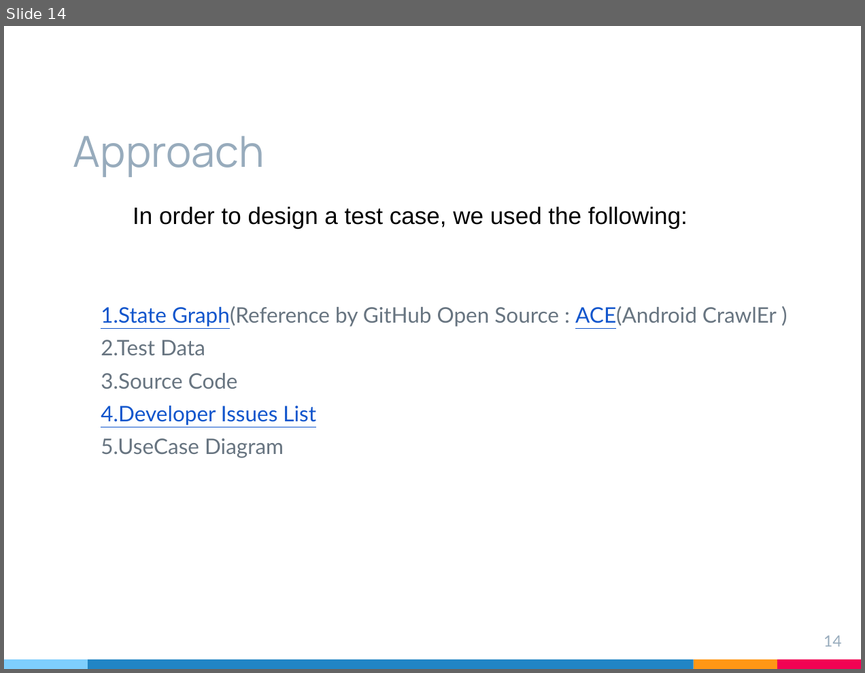
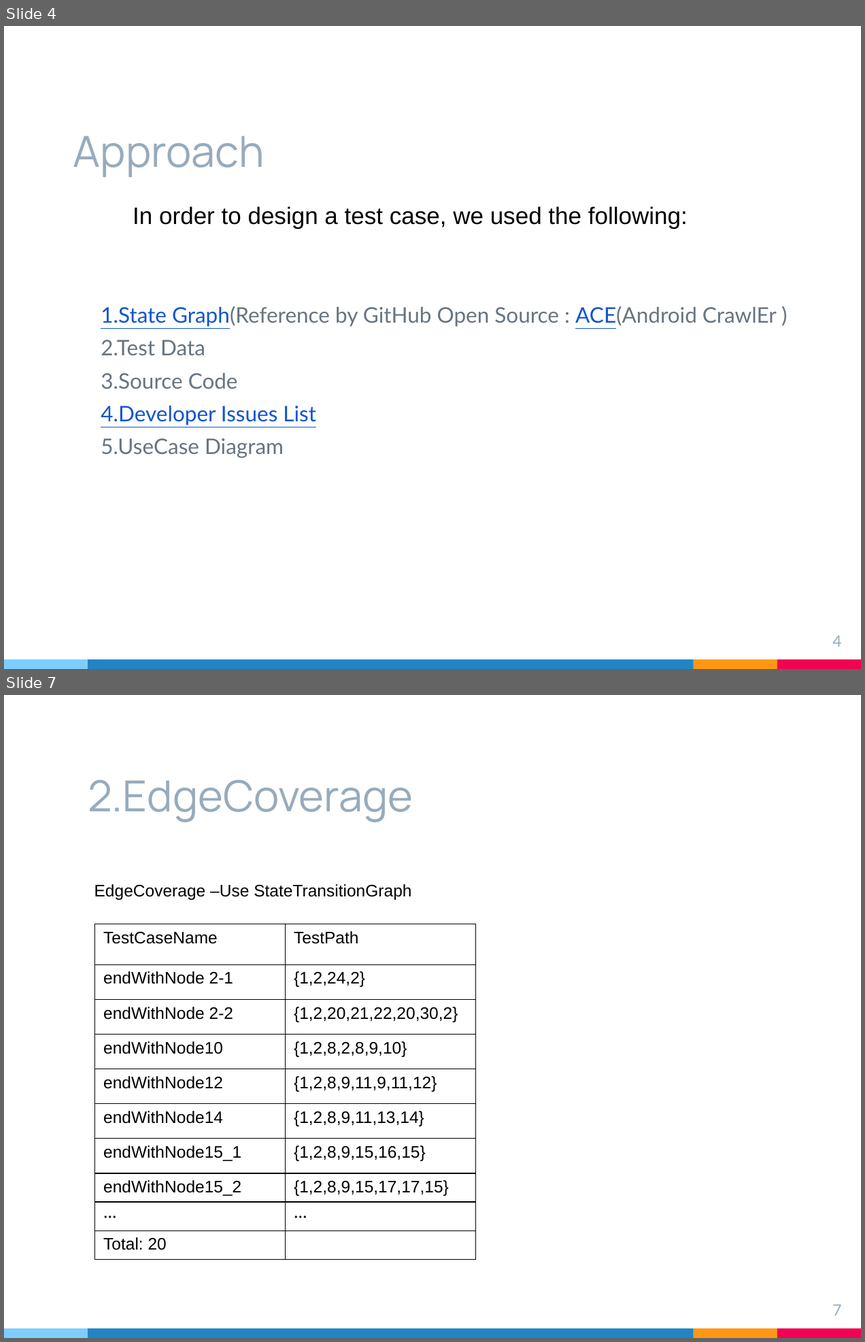
Before and after one commit to likesm0887/STV-Project, a slide deck: Document/軟體測試期末簡報.pptx. Shown one above the other, each under a label of ours: slide 14 before the commit, slides 4 and 7 after it; the slides between them are not shown. The pictures are 865x673 and 865x1342 pixels, drawn with LibreOffice and Linux fonts; fonts in the diff are those of the drawing. Boxes give left, top, right and bottom in pixels: in the first picture for what was removed or moved away, otherwise in the second. Text is boxed around its words. In the diff, an @@ line names an element or a change of style, - is before the commit and + after.

```diff
--- a/Document/軟體測試期末簡報.pptx
+++ b/Document/軟體測試期末簡報.pptx
@@ slide 7 added at (x1=4, y1=695, x2=861, y2=1338), background #FFFFFF; not listed: 4 template elements that a slide beside it also shows @@
@@ title added at (x1=88, y1=780, x2=413, y2=822), 36 pt, text #97ABBC @@
+2.EdgeCoverage
@@ text added at (x1=94, y1=884, x2=411, y2=900), 14 pt, text #000000 @@
+EdgeCoverage –Use StateTransitionGraph
@@ table added at (x1=95, y1=923, x2=475, y2=1259), 10 rows, 2 columns @@
+TestCaseName | TestPath
+endWithNode 2-1 | {1,2,24,2}
+endWithNode 2-2 | {1,2,20,21,22,20,30,2}
+endWithNode10 | {1,2,8,2,8,9,10}
+endWithNode12 | {1,2,8,9,11,9,11,12}
+endWithNode14 | {1,2,8,9,11,13,14}
+endWithNode15_1 | {1,2,8,9,15,16,15}
+endWithNode15_2 | {1,2,8,9,15,17,17,15}
+‧‧‧ | ‧‧‧
+Total: 20 | 
@@ page number added at (x1=832, y1=1304, x2=841, y2=1315), 13 pt, text #97ABBC @@
+7
@@ what was slide 14 is now slide 4 @@
@@ page number at (x1=832, y1=635, x2=841, y2=646): text changed @@
-14
+4
```
Also in this commit, not shown: 4 slides changed, 5 other slides added, 14 slides removed, 2 other files.
